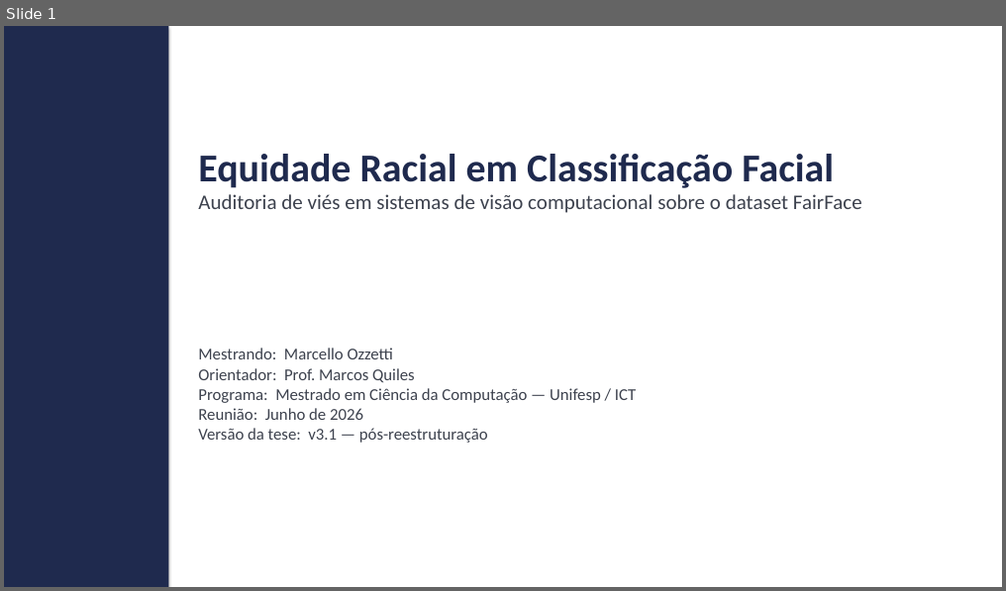
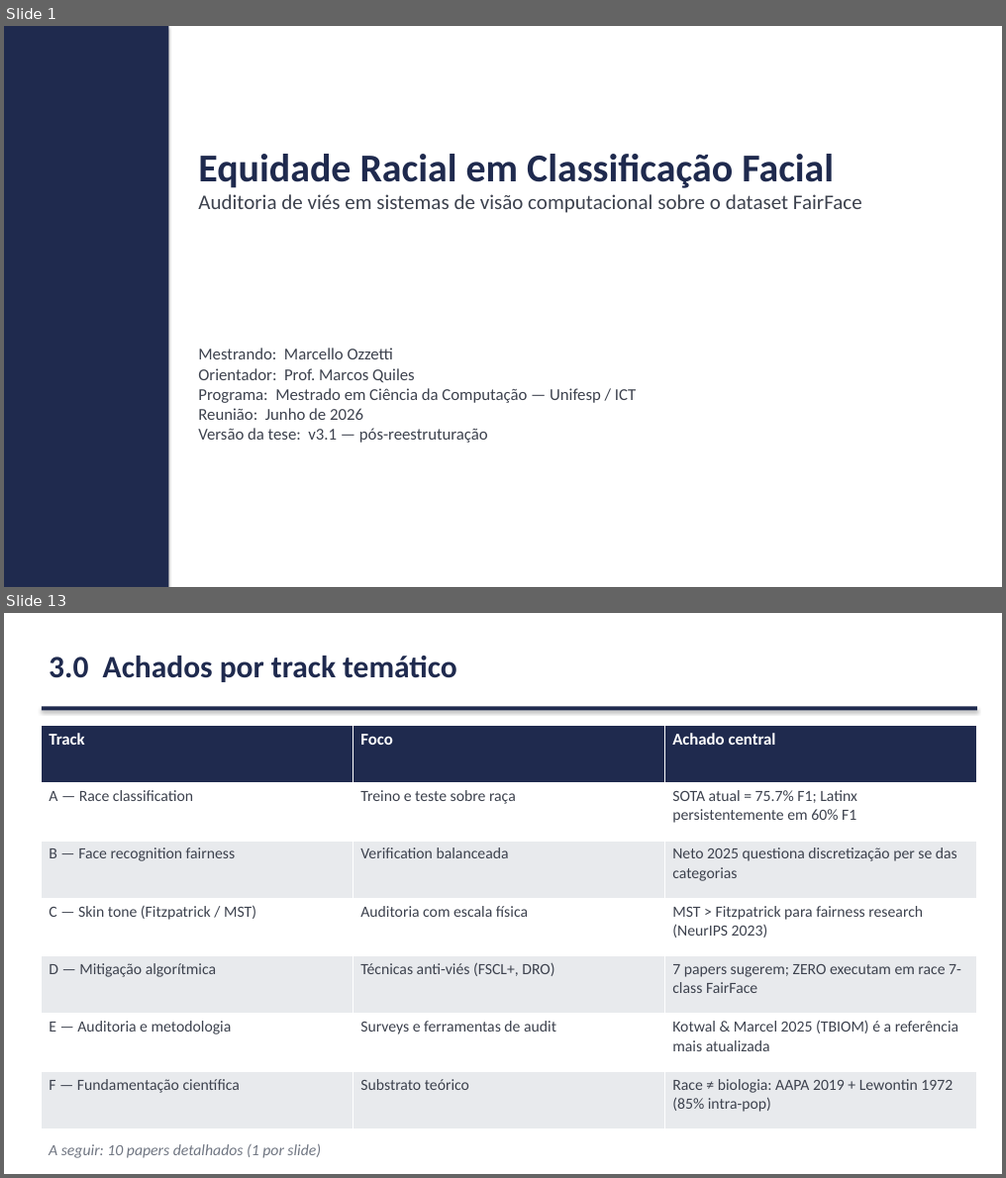
Before and after one commit to marcellozzetti/Facial-Recognition-Models-Mitigating-Bias, a slide deck: docs/ativo/material_reuniao_orientador_2026-06.pptx. Shown one above the other, each under a label of ours: slide 1 before the commit, slides 1 and 13 after it; the slides between them are not shown. The pictures are 1006x591 and 1006x1178 pixels, drawn with LibreOffice and Linux fonts; fonts in the diff are those of the drawing. Boxes give left, top, right and bottom in pixels: in the first picture for what was removed or moved away, otherwise in the second. Text is boxed around its words. In the diff, an @@ line names an element or a change of style, - is before the commit and + after.

```diff
--- a/docs/ativo/material_reuniao_orientador_2026-06.pptx
+++ b/docs/ativo/material_reuniao_orientador_2026-06.pptx
@@ slide 13 added at [4, 613, 1002, 1174], background #FFFFFF @@
@@ text added at [49, 656, 457, 682], 30 pt, text #1F2A4E, bold @@
+3.0 Achados por track temático
@@ rectangle added at [42, 707, 977, 710], fill #1F2A4E @@
@@ table added at [42, 725, 978, 1130], 7 rows, 3 columns @@
+Track | Foco | Achado central
+A — Race classification | Treino e teste sobre raça | SOTA atual = 75.7% F1; Latinx persistentemente em 60% F1
+B — Face recognition fairness | Verification balanceada | Neto 2025 questiona discretização per se das categorias
+C — Skin tone (Fitzpatrick / MST) | Auditoria com escala física | MST > Fitzpatrick para fairness research (NeurIPS 2023)
+D — Mitigação algorítmica | Técnicas anti-viés (FSCL+, DRO) | 7 papers sugerem; ZERO executam em race 7-class FairFace
+E — Auditoria e metodologia | Surveys e ferramentas de audit | Kotwal & Marcel 2025 (TBIOM) é a referência mais atualizada
+F — Fundamentação científica | Substrato teórico | Race ≠ biologia: AAPA 2019 + Lewontin 1972 (85% intra-pop)
@@ text added at [49, 1145, 321, 1158], 15 pt, text #707682, italic @@
+A seguir: 10 papers detalhados (1 por slide)
```
Also in this commit, not shown: 32 slides changed, 1 other slide added, 10 slides removed, 1 other file.
